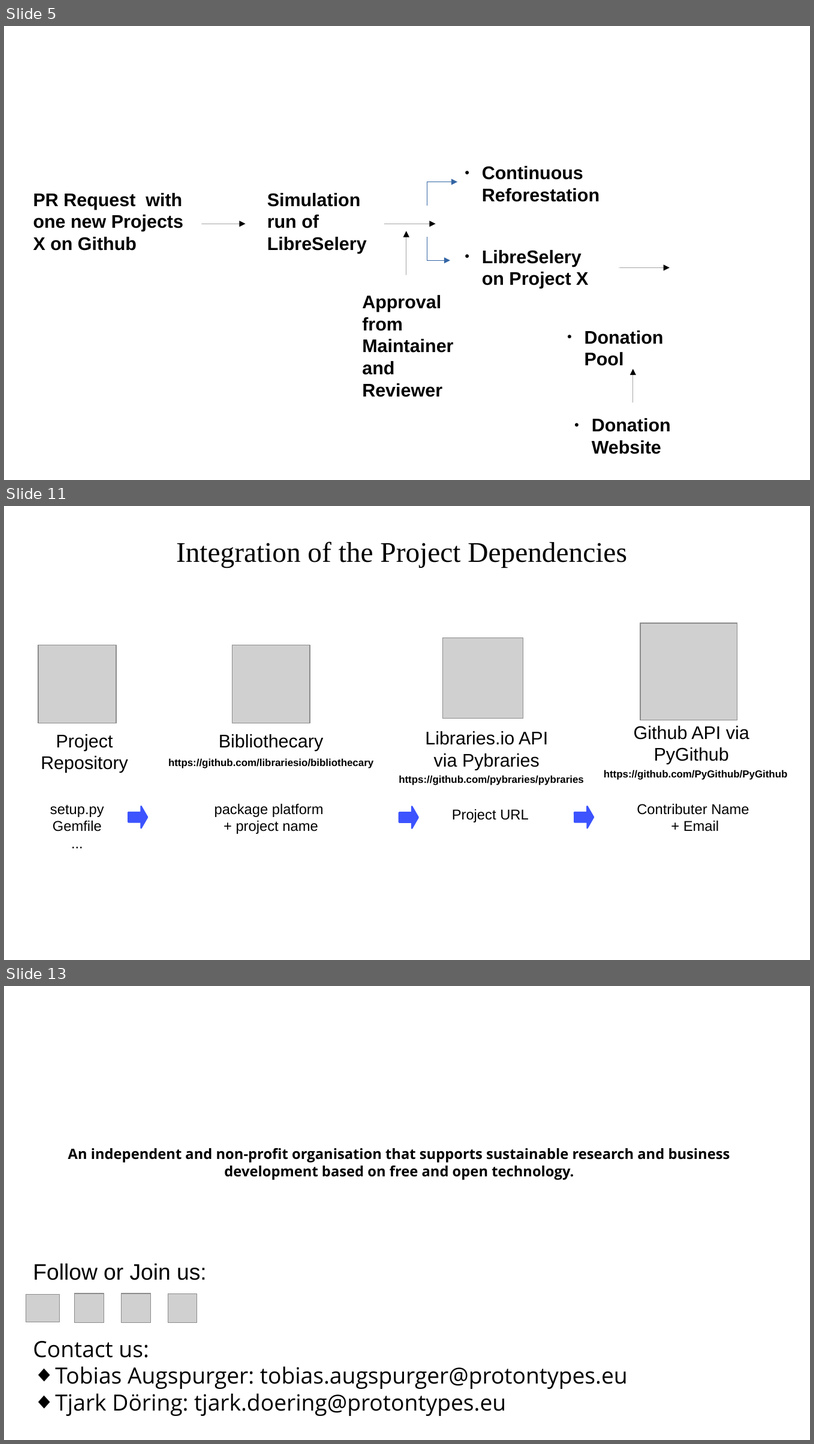
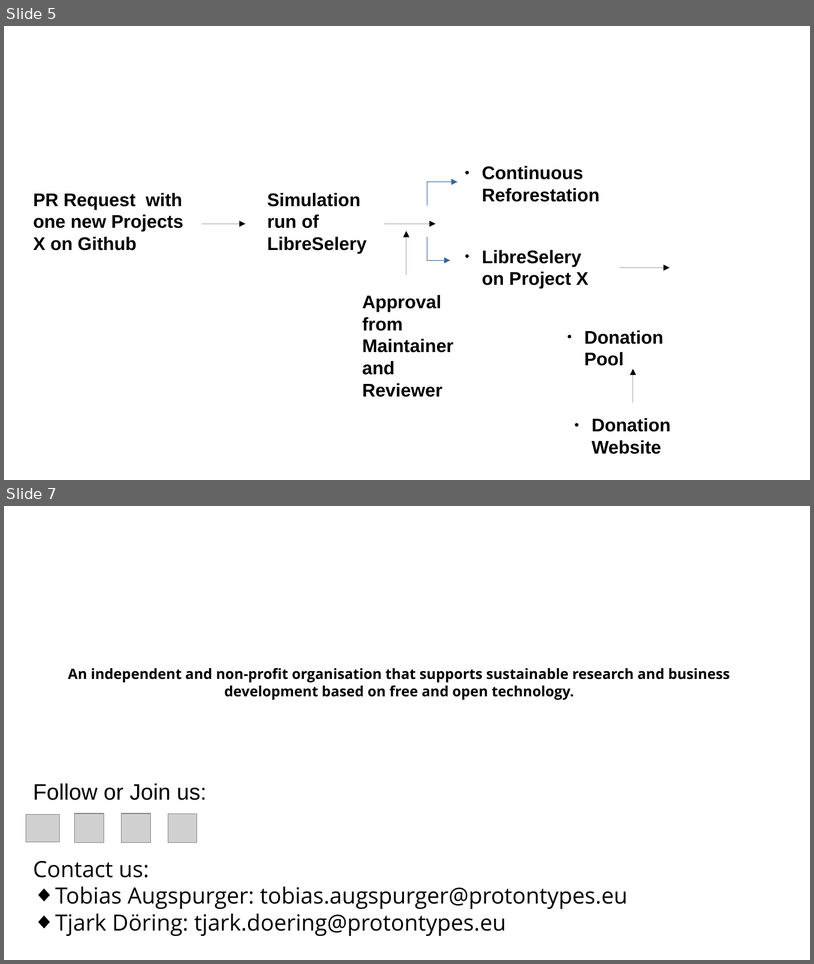
Before and after one commit to protontypes/documents, a slide deck: slides/protontypes_roadmap.odp. Shown one above the other, each under a label of ours: slides 5, 11 and 13 before the commit, slides 5 and 7 after it; the slides between them are not shown. The pictures are 814x1444 and 814x964 pixels, drawn with LibreOffice and Linux fonts; fonts in the diff are those of the drawing; grey boxes stand for pictures; background and template pictures are left out. Boxes give left, top, right and bottom in pixels: in the first picture for what was removed or moved away, otherwise in the second. Text is boxed around its words. In the diff, an @@ line names an element or a change of style, - is before the commit and + after.

```diff
--- a/slides/protontypes_roadmap.odp
+++ b/slides/protontypes_roadmap.odp
@@ slide 11 removed at (x1=4, y1=506, x2=810, y2=960), background #FFFFFF @@
@@ text removed at (x1=176, y1=541, x2=627, y2=568) @@
-Integration of the Project Dependencies
@@ picture removed at (x1=38, y1=645, x2=117, y2=723) @@
@@ text removed at (x1=41, y1=734, x2=128, y2=772) @@
-Project Repository
@@ group removed at (x1=168, y1=645, x2=374, y2=834): 3 texts, 1 picture @@
-Bibliothecary
-package platform
-+ project name
-https://github.com/librariesio/bibliothecary
@@ text removed at (x1=50, y1=804, x2=104, y2=831) @@
-setup.py
-Gemfile
-...
@@ freeform shape removed at (x1=128, y1=806, x2=147, y2=828) @@
@@ freeform shape removed at (x1=399, y1=806, x2=418, y2=828) @@
@@ group removed at (x1=399, y1=638, x2=584, y2=822): 3 texts, 1 picture @@
-https://github.com/pybraries/pybraries
-Libraries.io API via Pybraries
-Project URL
@@ freeform shape removed at (x1=575, y1=806, x2=594, y2=828) @@
@@ group removed at (x1=604, y1=623, x2=788, y2=831): 3 texts, 1 picture @@
-https://github.com/PyGithub/PyGithub
-Github API via PyGithub
-Contributer Name
-+ Email
@@ what was slide 13 is now slide 7 @@
```
Also in this commit, not shown: 1 slide changed, 1 slide added, 6 other slides removed, 2 other files.
